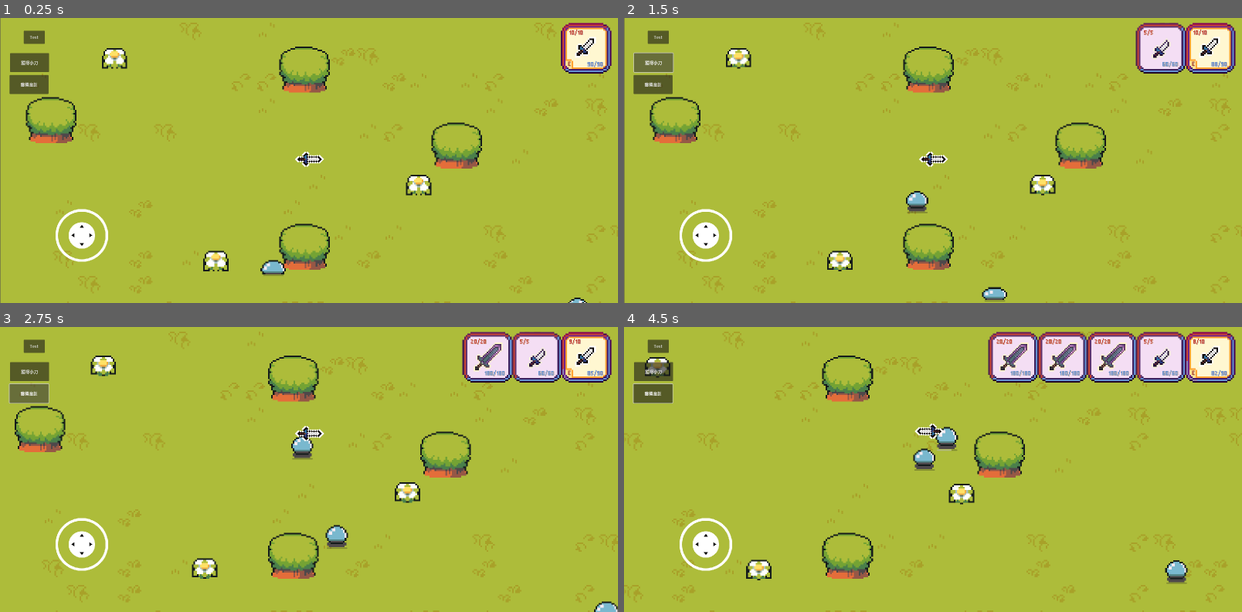
Above: before the commit, frames 1-4 (two rows, left to right).
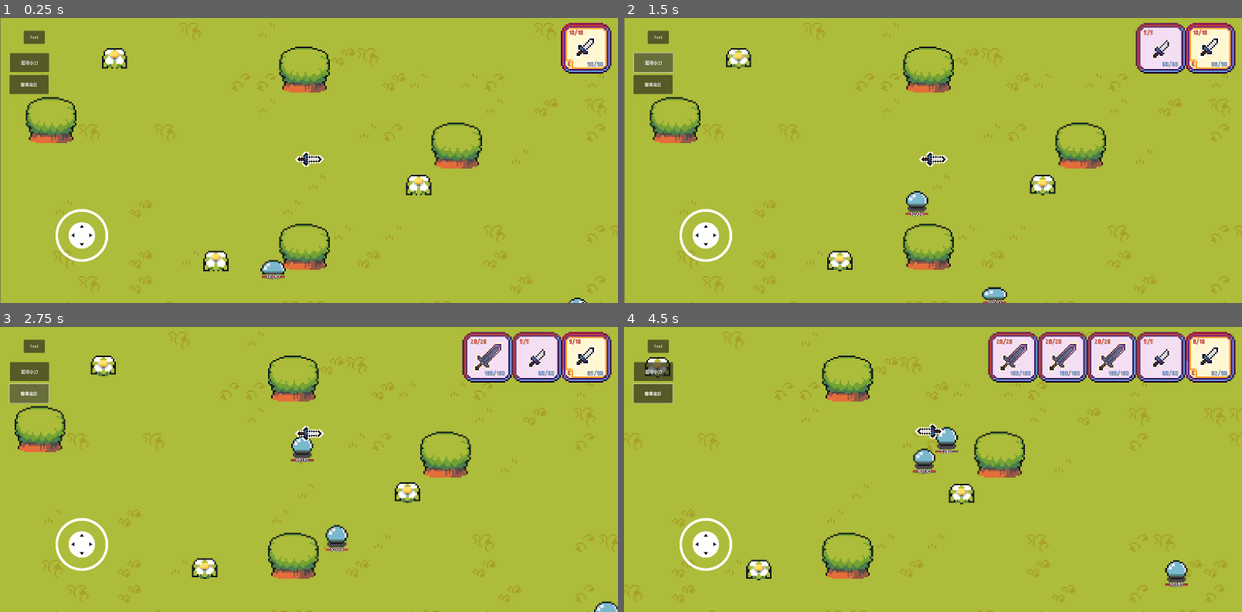
Above: after the commit, the same moments.

Repository: kit017886/WeaponMasterMain
Game: Godot game, scene res://Scene/component_test_world.tscn
Two runs of this game, one before a commit and one after it. Both use one fixed random seed, a clock stepped at 60 frames per second and the inputs below.
Inputs (mouse positions are in pixels of both pictures, inside the frame that each line leads up to):
- Up to frame 1 (0.25 s): no input
- Up to frame 2 (1.5 s): click "Test" at 0.5 s; click "獲得小刀" at 1.25 s
- Up to frame 3 (2.75 s): click "獲得魔劍" at 2 s
- Up to frame 4 (4.5 s): tap Enter (ui_accept) at 2.75, 3.02 s; move the mouse to (1068, 455) at 2.77 s; hold Right (ui_right) 2.78-3.5 s; tap M (M) at 2.85 s; click (1068, 455) at 2.92 s; tap N (N) at 3.05 s; drag from (809, 483) to (939, 429) at 3.52 s; move the mouse to (994, 406) at 4.27 s; hold Left (ui_left) from 4.28 s (still down); hold A (a) from 4.28 s (still down)

The runs differ from the first frame. In frame 1, less than 0.1% of the frame differs, in the area x 42-47%, y 89-92%; in frame 2, less than 0.1%; in frame 3, 0.1%; in frame 4, 0.2%, in the area x 46-92%, y 42-92%.
Error in both runs: Invalid access to property or key 'hp' on a base object of type 'Dictionary'. (res://Scene/UI/SetWeaponData.gd:7)

Commit message:
Hp Bar, Monster 0 hp can't be attack

Diff:
--- a/Scene/BeAttack.gd
+++ b/Scene/BeAttack.gd
@@ -7,6 +7,7 @@
 
 func _on_be_attack(atk,enemy_velocity,knock_back_power):
 	if get_var("can_be_attack"):
+		print_debug("be_attack")
 		host.emit_signal("be_knock_back",enemy_velocity,knock_back_power)
 		host.emit_signal("be_hurt",atk)
 		host.emit_signal("hurt_anim")
--- a/Scene/BeNormalHurt.gd
+++ b/Scene/BeNormalHurt.gd
@@ -9,4 +9,6 @@
 	print_debug("be hurt")
 	var hp = get_var("hp")
 	hp = clamp(hp-value,0,get_var("max_hp"))
+	if hp <= 0:
+		set_var("can_be_attack",false)
 	set_var("hp",hp)
--- a/Scene/ConnectToHpDisplay.gd
+++ b/Scene/ConnectToHpDisplay.gd
@@ -4,7 +4,7 @@
 @export var self_hp_display :Node
 @onready var player_display = get_tree().get_first_node_in_group("hp_display")
 var display
-func _ready():
+func Enter_Tree():
 	connect_set_var_signal("set_max_hp")
 	connect_set_var_signal("set_hp")
 	if self_hp_display:
@@ -14,7 +14,7 @@
 	display.emit_signal("update_max_value",get_var("max_hp"))
 
 func __set_max_hp(value):
-	display.emit_signal("update_max_value",value)
+	display.emit_signal("update_max_hp",value)
 
 func __set_hp(value):
-	display.emit_signal("update_value",value)
+	display.emit_signal("update_hp",value)
--- a/Scene/ImmuneAfterAttack.gd
+++ b/Scene/ImmuneAfterAttack.gd
@@ -6,7 +6,8 @@
 	connect_user_signal("after_attack",_on_after_attack)
 
 func _on_after_attack():
-	set_var("can_be_attack",false)
-	var timer = get_tree().create_timer(immune_time)
-	await timer.timeout
-	set_var("can_be_attack",true)
+	if get_var("can_be_attack"):
+		set_var("can_be_attack",false)
+		var timer = get_tree().create_timer(immune_time)
+		await timer.timeout
+		set_var("can_be_attack",true)
--- /dev/null
+++ b/Scene/MonsterHealthSystem.gd
@@ -0,0 +1,27 @@
+extends Component
+class_name MonsterHealthSystem
+@export var max_hp: int
+@export var max_sp: int
+@export var def: int
+var hp
+var sp
+
+func Enter_Tree():
+	hp = max_hp
+	sp = max_sp
+
+func Ready():
+	__set_data()
+
+func __set_data():
+	set_var("max_hp",max_hp)
+	set_var("max_sp",max_sp)
+	set_var("hp",hp)
+	set_var("sp",sp)
+	set_var("def",def)
+
+func __set_weapon_data(data:Dictionary):
+	set_var("max_hp",data.max_hp)
+	set_var("max_sp",data.max_sp)
+	set_var("hp",data.hp)
+	set_var("sp",data.sp)
--- a/Scene/StatusBar.gd
+++ b/Scene/StatusBar.gd
@@ -3,7 +3,7 @@
 var max_value:int
 
 func Enter_Tree():
-	connect_user_signal("update_max_value",on_update_max_value)
+	connect_user_signal("update_max_hp",on_update_max_value)
 	connect_user_signal("update_value",on_update_value)
 
 func on_update_max_value(val):
--- a/Scene/Tscn/WeaponTscn/Sword.tscn
+++ b/Scene/Tscn/WeaponTscn/Sword.tscn
@@ -5,7 +5,7 @@
 [ext_resource type="Script" path="res://Scene/Components.gd" id="3_38pwg"]
 [ext_resource type="Script" path="res://Scene/HostConnectVarMethod.gd" id="4_k6a3a"]
 [ext_resource type="Script" path="res://Scene/Tools.gd" id="5_m7on1"]
-[ext_resource type="Script" path="res://Scene/HealthSystem.gd" id="6_6d71n"]
+[ext_resource type="Script" path="res://Scene/WeaponHealthSystem.gd" id="6_cj17r"]
 [ext_resource type="Script" path="res://Scene/CurrentStates.gd" id="7_dvo1y"]
 [ext_resource type="Script" path="res://ConnetToWeaponSlot.gd" id="8_cu14y"]
 [ext_resource type="Script" path="res://Scene/UI/SetWeaponData.gd" id="8_n3rnp"]
@@ -116,8 +116,8 @@
 [node name="Tools" type="Node2D" parent="Components"]
 script = ExtResource("5_m7on1")
 
-[node name="HealthSystem" type="Node2D" parent="Components/Tools"]
-script = ExtResource("6_6d71n")
+[node name="WeaponHealthSystem" type="Node2D" parent="Components/Tools"]
+script = ExtResource("6_cj17r")
 
 [node name="CurrentStates" type="Node2D" parent="Components"]
 script = ExtResource("7_dvo1y")
--- a/Scene/HealthSystem.gd
+++ b/Scene/WeaponHealthSystem.gd
@@ -1,5 +1,5 @@
 extends Component
-class_name HealthSystem
+class_name WeaponHealthSystem
 @export var max_hp: int
 @export var max_sp: int
 @export var def: int
@@ -7,7 +7,6 @@
 var sp
 
 func Enter_Tree():
-	pass
 	hp = max_hp
 	sp = max_sp
 	__set_data()
@@ -19,9 +18,3 @@
 	set_var("hp",hp)
 	set_var("sp",sp)
 	set_var("def",def)
-
-func __set_weapon_data(data:Dictionary):
-	set_var("max_hp",data.max_hp)
-	set_var("max_sp",data.max_sp)
-	set_var("hp",data.hp)
-	set_var("sp",data.sp)
--- a/Scene/player.tscn
+++ b/Scene/player.tscn
@@ -13,7 +13,7 @@
 [ext_resource type="Script" path="res://Scene/Move_n_Slide.gd" id="7_82gmr"]
 [ext_resource type="Script" path="res://Scene/BeNormalHurt.gd" id="7_cm50u"]
 [ext_resource type="Script" path="res://Scene/SpendSp.gd" id="8_7spk1"]
-[ext_resource type="Script" path="res://Scene/HealthSystem.gd" id="8_26hjm"]
+[ext_resource type="Script" path="res://Scene/WeaponHealthSystem.gd" id="8_26hjm"]
 [ext_resource type="Script" path="res://ConnetToWeaponSlot.gd" id="11_t24ow"]
 [ext_resource type="Script" path="res://Scene/BeHurtAnim.gd" id="12_5uk0l"]
 [ext_resource type="Script" path="res://Scene/ImmuneAfterAttack.gd" id="12_8gfeb"]
--- a/Scene/slime.tscn
+++ b/Scene/slime.tscn
@@ -7,20 +7,23 @@
 [ext_resource type="Script" path="res://Scene/Components.gd" id="3_dp2v8"]
 [ext_resource type="PackedScene" uid="uid://q6mplc0tqhbm" path="res://Scene/Component/move_n_slide.tscn" id="4_8qvim"]
 [ext_resource type="Script" path="res://Scene/Tools.gd" id="5_75ld7"]
+[ext_resource type="Texture2D" uid="uid://dpr3trtnuawgb" path="res://Image/UI/MonsterHpBG.png" id="5_oxge2"]
 [ext_resource type="Script" path="res://Scene/CurrentStates.gd" id="5_xakui"]
 [ext_resource type="Script" path="res://UpdateTopDown4DirAnim.gd" id="6_7y5tb"]
-[ext_resource type="Script" path="res://Scene/HealthSystem.gd" id="6_10bkb"]
+[ext_resource type="Texture2D" uid="uid://dsd43smcnxxc5" path="res://Image/UI/MonsterHp.png" id="6_bjsj6"]
+[ext_resource type="FontFile" uid="uid://cy0gdb60ai2p3" path="res://TTF/pixelsix00.ttf" id="7_j3cmj"]
 [ext_resource type="Script" path="res://Scene/EnemyFollow.gd" id="9_3bbv0"]
+[ext_resource type="Script" path="res://Scene/UI/SetHpLabel.gd" id="10_m2xmd"]
 [ext_resource type="Script" path="res://Scene/IdleMove.gd" id="11_nxjdn"]
 [ext_resource type="Script" path="res://Scene/NearPlayerNFollow.gd" id="12_fpnfr"]
 [ext_resource type="Script" path="res://Scene/KnockBackPlayer.gd" id="12_nx3br"]
+[ext_resource type="Script" path="res://Scene/MonsterHealthSystem.gd" id="12_uqlby"]
 [ext_resource type="Script" path="res://Scene/BeNormalHurt.gd" id="13_2u0nm"]
 [ext_resource type="Script" path="res://Scene/BeKnockBack.gd" id="14_fg5rg"]
 [ext_resource type="Script" path="res://Scene/ConnectToHpDisplay.gd" id="15_5q4vc"]
 [ext_resource type="Script" path="res://Scene/ZeroHpToDefeat.gd" id="16_6bldu"]
 [ext_resource type="PackedScene" uid="uid://dhssf3o322gyh" path="res://Scene/Components.tscn" id="17_512so"]
 [ext_resource type="Script" path="res://Scene/BeAttack.gd" id="17_y57nv"]
-[ext_resource type="Script" path="res://Scene/StatusBar.gd" id="18_twi7e"]
 [ext_resource type="Script" path="res://Scene/PlayPlayer.gd" id="19_grk0r"]
 [ext_resource type="Script" path="res://Scene/BeHurtAnim.gd" id="20_s38uq"]
 [ext_resource type="Script" path="res://Scene/ImmuneAfterAttack.gd" id="22_mhtjs"]
@@ -132,19 +135,43 @@
 z_index = 1
 position = Vector2(0, -38)
 
-[node name="ProgressBar" type="ProgressBar" parent="."]
-offset_left = -38.0
-offset_top = 8.0
-offset_right = 40.0
-offset_bottom = 13.0
-show_percentage = false
+[node name="ColorRect" type="ColorRect" parent="."]
+offset_left = -43.0
+offset_top = 12.0
+offset_right = 43.0
+offset_bottom = 20.0
+color = Color(0.247059, 0.188235, 0.258824, 1)
+
+[node name="ProgressBar" type="TextureProgressBar" parent="."]
+offset_left = -42.0
+offset_top = 13.0
+offset_right = 42.0
+offset_bottom = 19.0
+value = 100.0
+texture_under = ExtResource("5_oxge2")
+texture_progress = ExtResource("6_bjsj6")
 metadata/_edit_use_anchors_ = true
+
+[node name="Label" type="Label" parent="ProgressBar"]
+layout_mode = 0
+offset_left = 18.0
+offset_top = -9.0
+offset_right = 68.0
+offset_bottom = 14.0
+theme_override_colors/font_outline_color = Color(0.247059, 0.188235, 0.258824, 1)
+theme_override_constants/outline_size = 6
+theme_override_fonts/font = ExtResource("7_j3cmj")
+theme_override_font_sizes/font_size = 20
+text = "10/10"
 
 [node name="Components" parent="ProgressBar" node_paths=PackedStringArray("host") instance=ExtResource("17_512so")]
 host = NodePath("..")
 
-[node name="StatusBar" type="Node2D" parent="ProgressBar/Components/CurrentStates" index="0"]
-script = ExtResource("18_twi7e")
+[node name="updateHPValue" type="Node2D" parent="ProgressBar/Components/CurrentStates" index="0" node_paths=PackedStringArray("label", "progressbar")]
+script = ExtResource("10_m2xmd")
+label = NodePath("../../../Label")
+progressbar = NodePath("../../..")
+value_name = "hp"
 
 [node name="Effect" type="AnimationPlayer" parent="."]
 libraries = {
@@ -159,8 +186,8 @@
 script = ExtResource("5_75ld7")
 host = NodePath("../..")
 
-[node name="HealthSystem" type="Node2D" parent="Components/Tools"]
-script = ExtResource("6_10bkb")
+[node name="MonsterHealthSystem" type="Node2D" parent="Components/Tools"]
+script = ExtResource("12_uqlby")
 max_hp = 10
 
 [node name="CurrentStates" type="Node2D" parent="Components"]
--- a/Scene/slime_1.tscn
+++ b/Scene/slime_1.tscn
@@ -8,7 +8,7 @@
 [ext_resource type="Script" path="res://Scene/Tools.gd" id="3_lsesh"]
 [ext_resource type="Script" path="res://Scene/CurrentStates.gd" id="3_tu6l4"]
 [ext_resource type="Script" path="res://UpdateTopDown4DirAnim.gd" id="4_57vs2"]
-[ext_resource type="Script" path="res://Scene/HealthSystem.gd" id="4_xn6gx"]
+[ext_resource type="Script" path="res://Scene/WeaponHealthSystem.gd" id="4_xn6gx"]
 [ext_resource type="Script" path="res://Scene/Move_n_Slide.gd" id="6_2yypl"]
 [ext_resource type="PackedScene" uid="uid://cu6dkm4ukdqjq" path="res://Scene/spare_states.tscn" id="6_w1lql"]
 [ext_resource type="Script" path="res://Scene/KnockBackPlayer.gd" id="7_s6nhe"]
--- a/Scene/top_down_player.tscn
+++ b/Scene/top_down_player.tscn
@@ -7,7 +7,7 @@
 [ext_resource type="Script" path="res://Scene/Tools.gd" id="4_dv5r6"]
 [ext_resource type="Script" path="res://Scene/CurrentStates.gd" id="4_upqs0"]
 [ext_resource type="Script" path="res://Scene/Player8DirMovement2.gd" id="4_weq7o"]
-[ext_resource type="Script" path="res://Scene/HealthSystem.gd" id="5_ks6g8"]
+[ext_resource type="Script" path="res://Scene/WeaponHealthSystem.gd" id="5_ks6g8"]
 [ext_resource type="Script" path="res://Scene/HoldButtonToSpeedUp.gd" id="6_g8nmm"]
 [ext_resource type="Script" path="res://Scene/BeNormalHurt.gd" id="10_avaay"]
 
Binary file added: Image/UI/MonsterHp.aseprite
Binary file added: Image/UI/MonsterHp.png
Not shown, added: Image/UI/MonsterHp.png.import
Binary file added: Image/UI/MonsterHpBG.png
Not shown, added: Image/UI/MonsterHpBG.png.import
Not shown: 3 places in Scene/slime.tscn that only renumber resources
